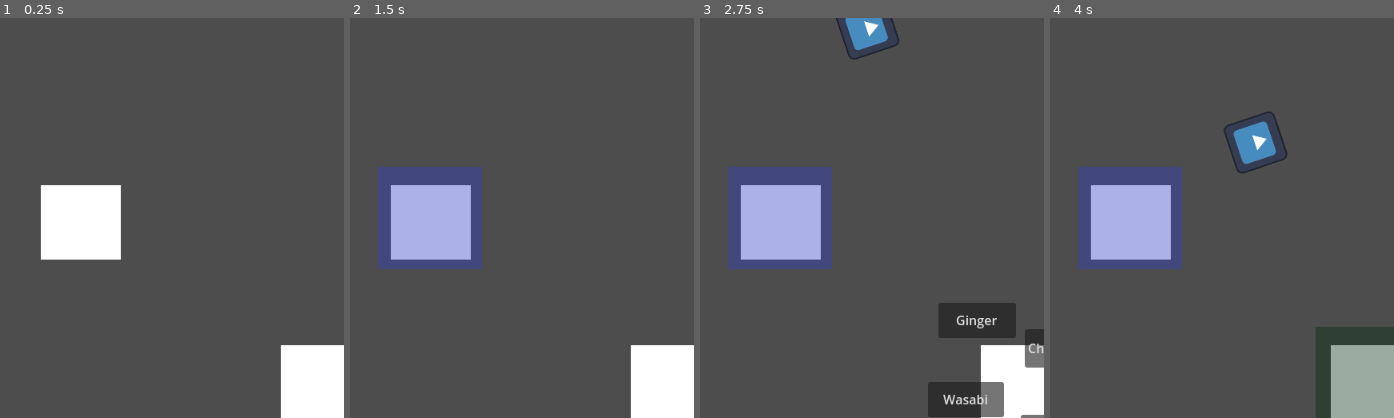
Above: before the commit, frames 1-4 (left to right).
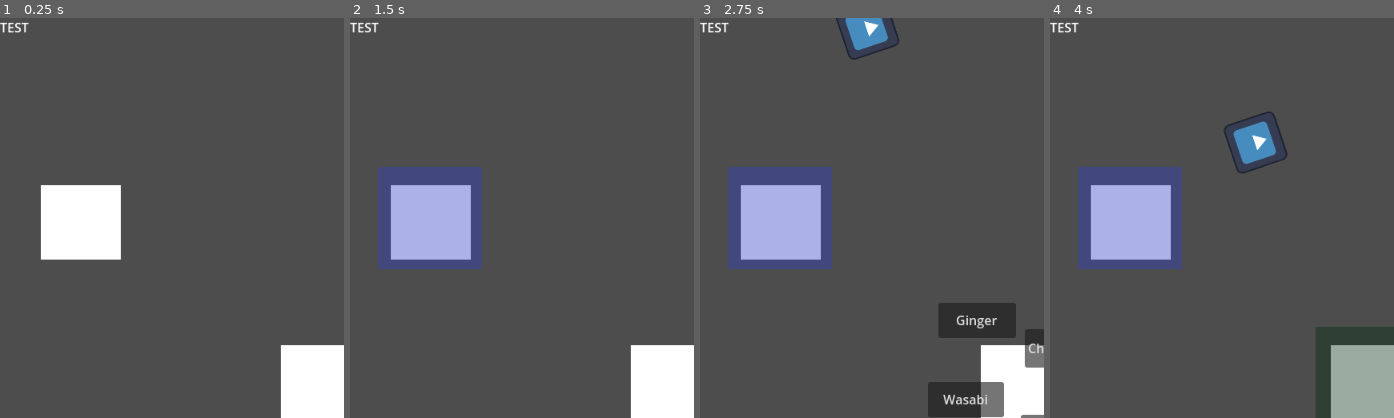
Above: after the commit, the same moments.

Repository: john9francis/sushi-attack
Game: Godot game, scene res://scripts/main.tscn
The game is run twice, just before and just after one commit, with the same random seed, the same clock (stepped at 60 frames per second) and the same inputs. The engine's default icon, where the game draws it, is replaced by a stand-in: a white triangle on a blue panel in a dark square.
Inputs (mouse positions are % of the whole screen's width and height, from its top left):
- Up to frame 1 (0.25 s): no input
- Up to frame 2 (1.5 s): tap Enter at 0.5 s; move the mouse to (12, 25) at 0.52 s; press the mouse at (12, 25) at 0.53 s; release the mouse at (12, 25) at 1.25 s; click "Chop Sticks" at 1.25 s
- Up to frame 3 (2.75 s): tap Space at 2 s; move the mouse to (47, 45) at 2.02 s; click (47, 45) at 2.1 s
- Up to frame 4 (4 s): click "Soy Sauce" at 2.75 s; move the mouse to (70, 50) at 3.52 s; press the mouse at (70, 50) at 3.53 s
The pictures show only the part of the screen within x 0-50%, y 0-50%; the shares and areas given below are measured in that part.

The runs differ from the first frame. In frame 1, 0.1% of the frame differs, in the area x 0-9%, y 1-4%; in frame 2, 0.1%; in frame 3, 0.1%; in frame 4, 0.1%.

Commit message:
got hud displaying on the screen

Diff:
--- a/scripts/hud.gd
+++ b/scripts/hud.gd
@@ -1,6 +1,6 @@
 extends CanvasLayer
 
-var LevelScene : PackedScene
+@export var LevelScene : PackedScene
 
 
 # Called when the node enters the scene tree for the first time.
--- a/scripts/hud.tscn
+++ b/scripts/hud.tscn
@@ -8,3 +8,4 @@
 [node name="Lives" type="Label" parent="."]
 offset_right = 40.0
 offset_bottom = 23.0
+text = "TEST"
--- a/scripts/main.tscn
+++ b/scripts/main.tscn
@@ -1,7 +1,11 @@
-[gd_scene load_steps=2 format=3 uid="uid://bgtvxbdu2qdf0"]
+[gd_scene load_steps=3 format=3 uid="uid://bgtvxbdu2qdf0"]
 
 [ext_resource type="PackedScene" uid="uid://cn5affxsrvpyq" path="res://scripts/level.tscn" id="1_lvge1"]
+[ext_resource type="PackedScene" uid="uid://cmaesvuc5l4a7" path="res://scripts/hud.tscn" id="2_lyjce"]
 
 [node name="Main" type="Node"]
 
 [node name="Level" parent="." instance=ExtResource("1_lvge1")]
+visibility_layer = 2
+
+[node name="CanvasLayer" parent="." instance=ExtResource("2_lyjce")]
